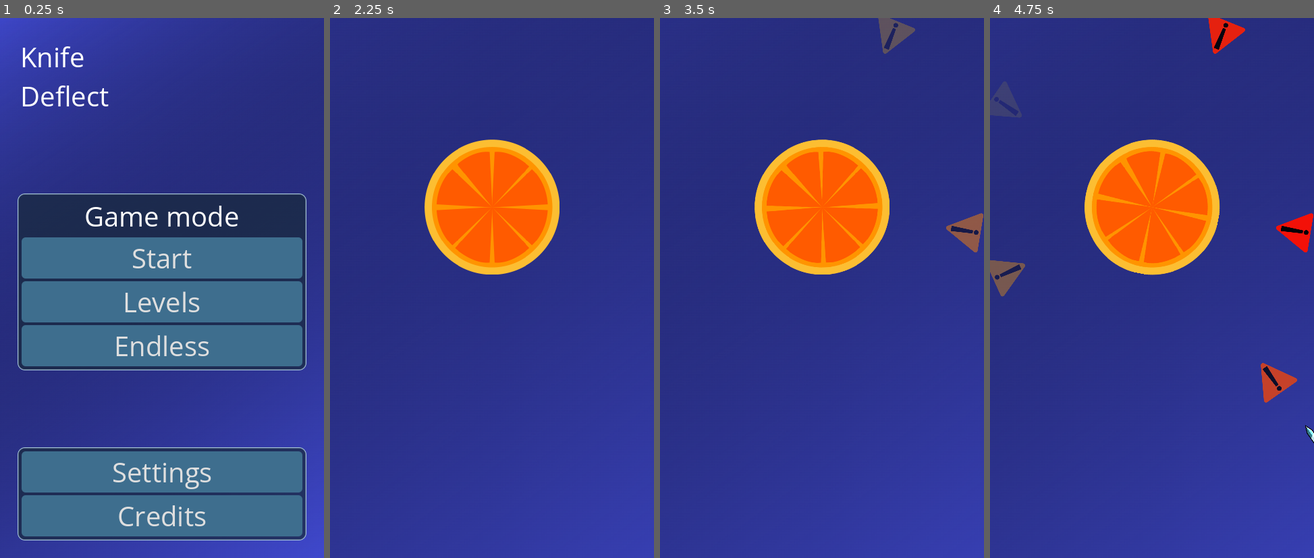
Above: before the commit, frames 1-4 (left to right).
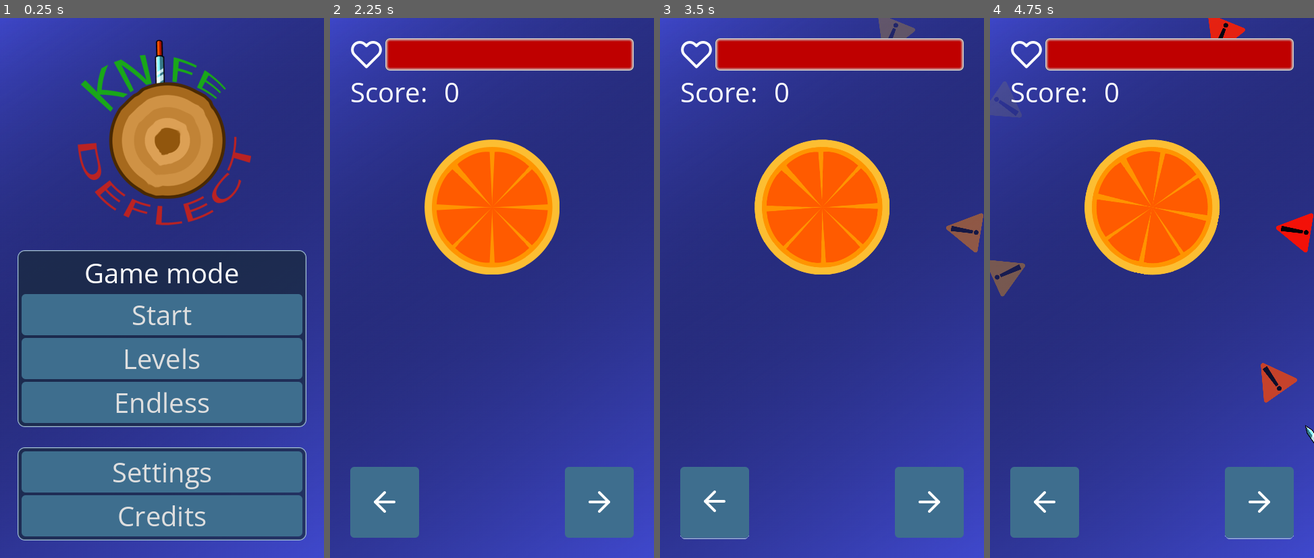
Above: after the commit, the same moments.

Repository: DimonNeAdekvat/Knife-Deflect
Game: Godot game, scene res://UI/main_menu.tscn
The game is run twice, just before and just after one commit, with the same random seed, the same clock (stepped at 60 frames per second) and the same inputs.
Inputs (mouse positions are in pixels of both pictures, inside the frame that each line leads up to):
- Up to frame 1 (0.25 s): no input
- Up to frame 2 (2.25 s): click "Start" at 0.5 s; click "Start" at 1.25 s; click "Endless" at 2 s
- Up to frame 3 (3.5 s): click (715, 504) at 2.77 s
- Up to frame 4 (4.75 s): click (1258, 504) at 3.52 s; move the mouse to (1223, 261) at 4.27 s; press the mouse at (1223, 261) at 4.28 s; hold Right (spin_right) from 4.28 s (still down)

The runs differ from the first frame. In frame 1, 36% of the frame differs, in the area x 5-95%, y 4-76%; in frame 2, 15%; in frame 3, 16%; in frame 4, 16%.

Commit message:
made in game ui

Diff:
--- a/Components/health_component.gd
+++ b/Components/health_component.gd
@@ -2,6 +2,10 @@
 class_name HealthComponent
 
 signal death
+## health changed absolute value
+signal health_changed_a(health : float)
+## health changed relative value
+signal health_changed_r(health : float)
 
 @export var max_health : float = 100.0:
 	set(val):
@@ -16,6 +20,8 @@
 		if cur_health <= 0.0:
 			cur_health = 0.0
 			emit_signal("death")
+		emit_signal("health_changed_a",cur_health)
+		emit_signal("health_changed_a",cur_health/max_health)
 
 func damage(ammount : float):
 	cur_health -= ammount
--- a/Scenes/main_scene.tscn
+++ b/Scenes/main_scene.tscn
@@ -1,15 +1,10 @@
 [gd_scene load_steps=4 format=3 uid="uid://comi8lkcrf2qe"]
 
-[ext_resource type="Texture2D" uid="uid://c311p8qlyy43p" path="res://Assets/background.png" id="1_n6q3i"]
 [ext_resource type="PackedScene" uid="uid://bg358owmjt0nd" path="res://Prefabs/controlable_log.tscn" id="2_v0ojp"]
+[ext_resource type="PackedScene" uid="uid://bcnd1i3ui1epk" path="res://UI/in_game_ui.tscn" id="3_gut13"]
 [ext_resource type="PackedScene" uid="uid://37gimblvsp3a" path="res://Prefabs/knife_spawner.tscn" id="4_x6dgc"]
 
 [node name="Node2D" type="Node2D"]
-
-[node name="Background" type="Sprite2D" parent="."]
-z_index = -1
-scale = Vector2(1.905, 1.905)
-texture = ExtResource("1_n6q3i")
 
 [node name="ControlableLog" parent="." instance=ExtResource("2_v0ojp")]
 angular_damp = 40.0
@@ -18,3 +13,5 @@
 position = Vector2(0, 120)
 
 [node name="KnifeSpawner" parent="." instance=ExtResource("4_x6dgc")]
+
+[node name="GameUI" parent="." instance=ExtResource("3_gut13")]
--- /dev/null
+++ b/UI/in_game_ui.gd
@@ -0,0 +1,34 @@
+extends Control
+class_name InGameUI
+
+@export var bg_texture : Texture2D = preload("res://Assets/background.png")
+
+func _ready():
+	set_background(bg_texture,TextureRect.STRETCH_SCALE)
+
+
+func set_background(texture : Texture2D,stretch : TextureRect.StretchMode):
+	$BG/TextureRect.texture = texture
+	$BG/TextureRect.stretch_mode = stretch
+
+func set_health(relative : float):
+	%Health.value = relative * 100.0
+
+func set_score(val : int) :
+	%Score.text = var_to_str(val)
+
+
+func _on_left_button_down():
+	Input.action_press("spin_left")
+
+
+func _on_left_button_up():
+	Input.action_release("spin_left")
+
+
+func _on_right_button_down():
+	Input.action_press("spin_right")
+
+
+func _on_right_button_up():
+	Input.action_release("spin_right")
--- /dev/null
+++ b/UI/in_game_ui.tscn
@@ -0,0 +1,132 @@
+[gd_scene load_steps=10 format=3 uid="uid://bcnd1i3ui1epk"]
+
+[ext_resource type="Theme" uid="uid://b5sam0xashck5" path="res://UI/ui_default.tres" id="1_848jo"]
+[ext_resource type="Script" path="res://UI/in_game_ui.gd" id="1_ns4rp"]
+[ext_resource type="Texture2D" uid="uid://c311p8qlyy43p" path="res://Assets/background.png" id="2_8n6w2"]
+[ext_resource type="Texture2D" uid="uid://ci7iyo5n5vhg6" path="res://feathericons/heart.svg" id="3_71dwm"]
+[ext_resource type="Texture2D" uid="uid://d3un5rmrk3v3u" path="res://feathericons/arrow-left.svg" id="4_k40wj"]
+[ext_resource type="Texture2D" uid="uid://bnva176obfdul" path="res://feathericons/arrow-right.svg" id="5_h53bb"]
+
+[sub_resource type="StyleBoxFlat" id="StyleBoxFlat_epc3i"]
+bg_color = Color(0.0980392, 0.172549, 0.223529, 1)
+corner_radius_top_left = 6
+corner_radius_top_right = 6
+corner_radius_bottom_right = 6
+corner_radius_bottom_left = 6
+
+[sub_resource type="StyleBoxFlat" id="StyleBoxFlat_erswk"]
+content_margin_left = 3.0
+content_margin_top = 3.0
+content_margin_right = 3.0
+content_margin_bottom = 3.0
+bg_color = Color(0.74902, 0, 0, 1)
+border_width_left = 5
+border_width_top = 5
+border_width_right = 5
+border_width_bottom = 5
+border_blend = true
+corner_radius_top_left = 6
+corner_radius_top_right = 6
+corner_radius_bottom_right = 6
+corner_radius_bottom_left = 6
+
+[sub_resource type="Theme" id="Theme_cm68w"]
+ProgressBar/styles/background = SubResource("StyleBoxFlat_epc3i")
+ProgressBar/styles/fill = SubResource("StyleBoxFlat_erswk")
+
+[node name="GameUI" type="Control"]
+layout_mode = 3
+anchors_preset = 15
+anchor_right = 1.0
+anchor_bottom = 1.0
+grow_horizontal = 2
+grow_vertical = 2
+script = ExtResource("1_ns4rp")
+
+[node name="UI" type="CanvasLayer" parent="."]
+
+[node name="MarginContainer" type="MarginContainer" parent="UI"]
+anchors_preset = 15
+anchor_right = 1.0
+anchor_bottom = 1.0
+grow_horizontal = 2
+grow_vertical = 2
+theme = ExtResource("1_848jo")
+
+[node name="VBoxContainer" type="VBoxContainer" parent="UI/MarginContainer"]
+layout_mode = 2
+
+[node name="HBoxHealth" type="HBoxContainer" parent="UI/MarginContainer/VBoxContainer"]
+layout_mode = 2
+
+[node name="Heart" type="TextureRect" parent="UI/MarginContainer/VBoxContainer/HBoxHealth"]
+layout_mode = 2
+texture = ExtResource("3_71dwm")
+
+[node name="Health" type="ProgressBar" parent="UI/MarginContainer/VBoxContainer/HBoxHealth"]
+unique_name_in_owner = true
+layout_mode = 2
+size_flags_horizontal = 3
+size_flags_vertical = 1
+theme = SubResource("Theme_cm68w")
+value = 100.0
+fill_mode = 1
+show_percentage = false
+
+[node name="HBoxScore" type="HBoxContainer" parent="UI/MarginContainer/VBoxContainer"]
+layout_mode = 2
+
+[node name="Label" type="Label" parent="UI/MarginContainer/VBoxContainer/HBoxScore"]
+layout_mode = 2
+size_flags_horizontal = 0
+text = "Score:  "
+
+[node name="Score" type="Label" parent="UI/MarginContainer/VBoxContainer/HBoxScore"]
+unique_name_in_owner = true
+layout_mode = 2
+text = "0"
+
+[node name="Control2" type="Control" parent="UI/MarginContainer/VBoxContainer"]
+layout_mode = 2
+size_flags_vertical = 3
+size_flags_stretch_ratio = 5.0
+
+[node name="HBoxControl" type="HBoxContainer" parent="UI/MarginContainer/VBoxContainer"]
+layout_mode = 2
+size_flags_vertical = 3
+
+[node name="Left" type="Button" parent="UI/MarginContainer/VBoxContainer/HBoxControl"]
+layout_mode = 2
+size_flags_horizontal = 3
+icon = ExtResource("4_k40wj")
+icon_alignment = 1
+
+[node name="Control" type="Control" parent="UI/MarginContainer/VBoxContainer/HBoxControl"]
+layout_mode = 2
+size_flags_horizontal = 3
+
+[node name="Control2" type="Control" parent="UI/MarginContainer/VBoxContainer/HBoxControl"]
+layout_mode = 2
+size_flags_horizontal = 3
+
+[node name="Right" type="Button" parent="UI/MarginContainer/VBoxContainer/HBoxControl"]
+layout_mode = 2
+size_flags_horizontal = 3
+icon = ExtResource("5_h53bb")
+icon_alignment = 1
+
+[node name="BG" type="CanvasLayer" parent="."]
+layer = -1
+
+[node name="TextureRect" type="TextureRect" parent="BG"]
+anchors_preset = 15
+anchor_right = 1.0
+anchor_bottom = 1.0
+grow_horizontal = 2
+grow_vertical = 2
+texture = ExtResource("2_8n6w2")
+
+[connection signal="button_down" from="UI/MarginContainer/VBoxContainer/HBoxControl/Left" to="." method="_on_left_button_down"]
+[connection signal="button_up" from="UI/MarginContainer/VBoxContainer/HBoxControl/Left" to="." method="_on_left_button_up"]
+[connection signal="button_down" from="UI/MarginContainer/VBoxContainer/HBoxControl/Right" to="." method="_on_right_button_down"]
+[connection signal="button_up" from="UI/MarginContainer/VBoxContainer/HBoxControl/Right" to="." method="_on_right_button_up"]
--- a/UI/levels.tscn
+++ b/UI/levels.tscn
@@ -16,7 +16,7 @@
 theme = ExtResource("1_jqpsc")
 script = ExtResource("1_mutc8")
 go_back = ExtResource("2_g3jyf")
-levels = Array[PackedScene]([ExtResource("3_6kslp")])
+levels = Array[PackedScene]([ExtResource("3_6kslp"), null, null, null, null, null, null])
 
 [node name="TextureRect" type="TextureRect" parent="."]
 layout_mode = 1
--- a/UI/main_menu.tscn
+++ b/UI/main_menu.tscn
@@ -1,8 +1,9 @@
-[gd_scene load_steps=5 format=3 uid="uid://dkri62q20y46i"]
+[gd_scene load_steps=6 format=3 uid="uid://dkri62q20y46i"]
 
 [ext_resource type="Theme" uid="uid://b5sam0xashck5" path="res://UI/ui_default.tres" id="1_fq1b4"]
 [ext_resource type="Script" path="res://UI/GameMode.gd" id="1_m2oiw"]
 [ext_resource type="Texture2D" uid="uid://c311p8qlyy43p" path="res://Assets/background.png" id="2_4w1oh"]
+[ext_resource type="Texture2D" uid="uid://1fqrw7p5ywp" path="res://Assets/Main_logo.png" id="3_jk4e6"]
 [ext_resource type="Script" path="res://UI/SettingsPanel.gd" id="4_t5ung"]
 
 [node name="MainMenu" type="Control"]
@@ -34,10 +35,10 @@
 [node name="VBoxContainer" type="VBoxContainer" parent="MarginContainer"]
 layout_mode = 2
 
-[node name="GameName" type="Label" parent="MarginContainer/VBoxContainer"]
+[node name="GameName" type="TextureRect" parent="MarginContainer/VBoxContainer"]
 layout_mode = 2
-text = "Knife
-Deflect"
+texture = ExtResource("3_jk4e6")
+stretch_mode = 3
 
 [node name="GameMode" type="PanelContainer" parent="MarginContainer/VBoxContainer"]
 layout_mode = 2
Binary file added: Assets/Main_logo.png
Not shown, added: Assets/Main_logo.png.import
Not shown, added: Assets/Main_logo.png~
